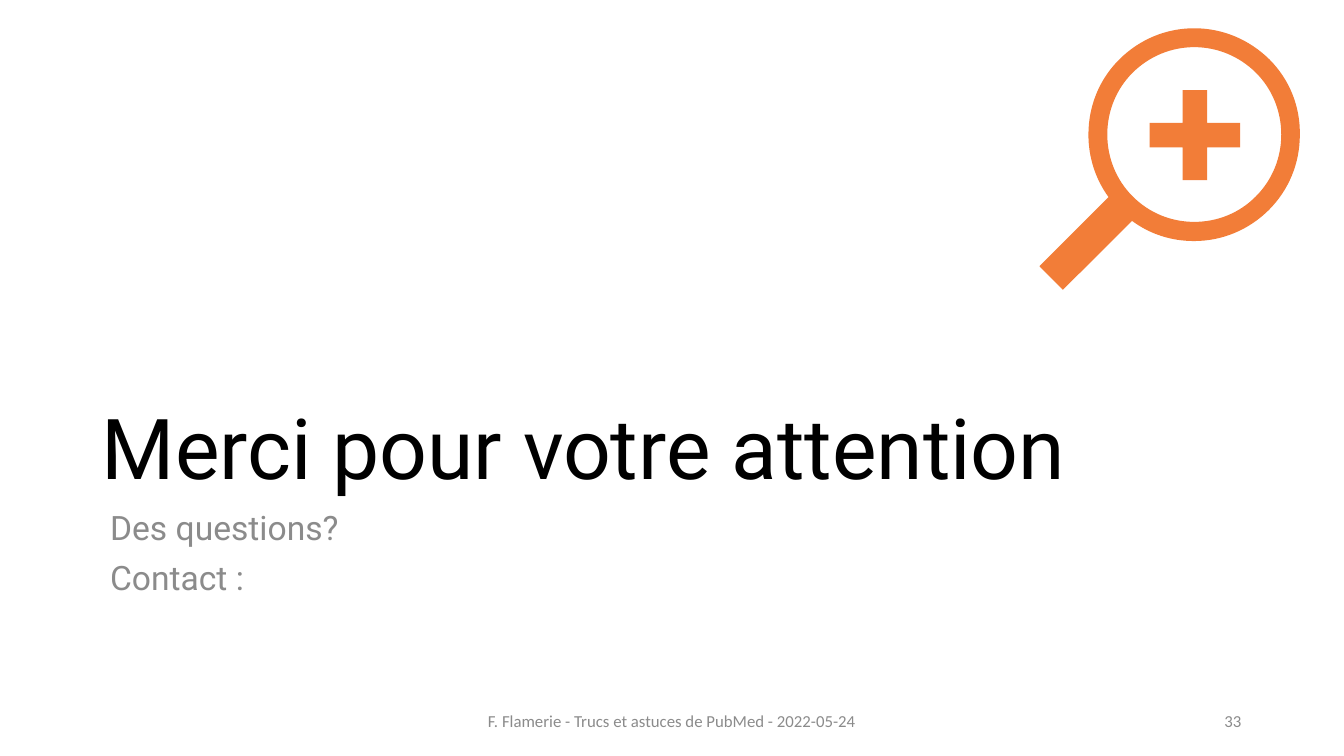
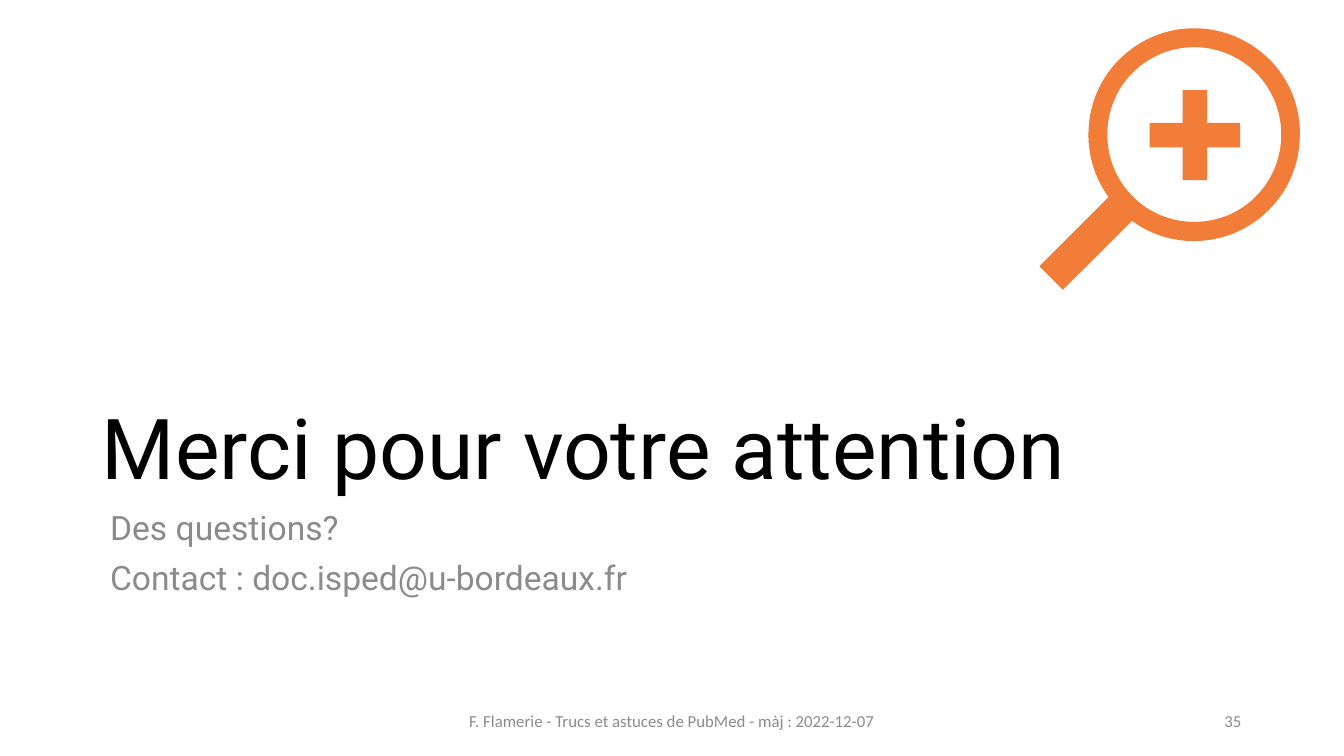
Before and after one commit to fflamerie/formbiblio, a slide deck: slide 35 of docs/module1-2_pubmed.pptx (slide 33 before the commit). Drawn at 1344x756 pixels with LibreOffice and Linux fonts; fonts in the diff are those of the drawing. Boxes give left, top, right and bottom in pixels: in the first picture for what was removed or moved away, otherwise in the second. Text is boxed around its words. In the diff, an @@ line names an element or a change of style, - is before the commit and + after.

```diff
--- a/docs/module1-2_pubmed.pptx
+++ b/docs/module1-2_pubmed.pptx
@@ text at (110,564,627,598): text changed @@
-Contact :
+Contact : doc.isped@u-bordeaux.fr
@@ text at (469,715,874,730): text changed @@
-F. Flamerie - Trucs et astuces de PubMed - 2022-05-24
+F. Flamerie - Trucs et astuces de PubMed - màj : 2022-12-07
@@ page number at (1224,716,1241,727): text changed @@
-33
+35
```
Also in this commit, not shown: 32 other slides changed, 2 slides added, 1 other file.
